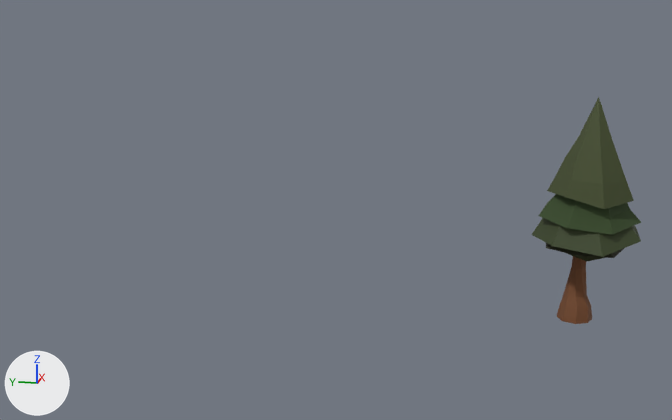
One commit to the Blender file Assets/Blender/tree.blend: the scene before it, then after it.
Camera for both pictures: a 50 mm camera at (-21.7, -8.54, 8.26) aimed at (-0.11, -4.22, 2.86). Every picture has the same lights, and +X, +Y and +Z are marked at lower left. The first picture is the older version.

Objects in the first picture: 'tree'.
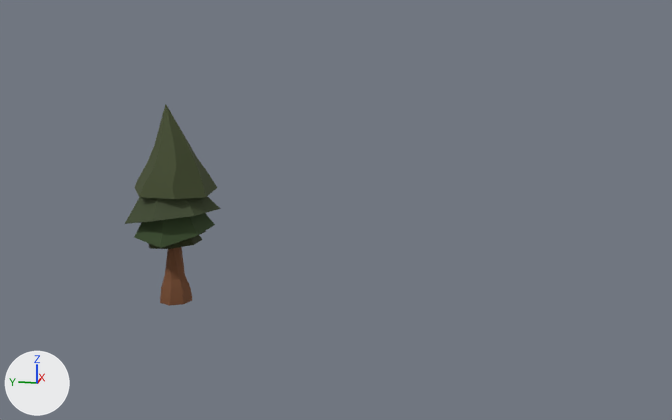
Changed parts and their boxes [x1, y1, x2, y2] in the pictures (672 x 420 px; the box of a moved part takes in the faces that stretch with it):
'tree', reshaped, moved: before [532, 97, 641, 324]; after [160, 247, 192, 306]
'Cone.004', added (dark green): after [135, 104, 217, 199]
'Cone.003', added (dark green): after [125, 197, 221, 224]
'Cone.002', added (dark green): after [134, 213, 215, 248]
'Cone', added: after [148, 235, 202, 249]
'Cone.001', added (mostly hidden): after [166, 231, 206, 247]
part 1 of me_cone_001, moved or reshaped: before [557, 256, 592, 324]; after [160, 247, 192, 306]
part 2 of me_cone_001, deleted (dark green): before [547, 97, 634, 209]
part 3 of me_cone_001, deleted (mostly hidden): before [567, 253, 606, 262]
part 4 of me_cone_001, deleted (dark green): before [532, 218, 641, 257]
part 5 of me_cone_001, deleted (mostly hidden): before [546, 243, 624, 258]
part 6 of me_cone_001, deleted (dark green): before [538, 194, 641, 235]

The change, as a diff of the scene's bpy script:
```diff
--- a/Assets/Blender/tree.blend.py
+++ b/Assets/Blender/tree.blend.py
@@ me_cone_001 @@
 # used by ob_tree; location = (1.29, -10.14, 2.52); rotation_euler = (0.0558, -0.0246, -0.00838), in degrees (3.2, -1.4, -0.5); scale = (0.574, 0.665, 0.54)
-me_cone_001.from_pydata(...)  # 186 vertices, 150 faces; spans x -2.26..2.4, y -2.05..1.8, z -4.77..5.59
-me_cone_001.materials.append(mat_material_005)  # dark green #323817
+me_cone_001.from_pydata(...)  # 63 vertices, 51 faces; spans x -4.55..0.93, y -0.66..3.63, z -1.9..8.36
+# me_cone_001 part 1: the loose piece of 56 vertices spanning x -0.77..0.91, y -0.79..0.53, z -4.77..-0.54 is moved by (0.02, 0.14, 2.87)
+# me_cone_001 part 2: the loose piece of 42 vertices spanning x -1.83..1.73, y -1.59..1.42, z 1.15..5.59 is deleted
+# me_cone_001 part 3: the loose piece of 22 vertices spanning x -1.13..1.28, y -1.11..1.19, z -1.61..1.0 is deleted
+# me_cone_001 part 4: the loose piece of 22 vertices spanning x -2.26..2.4, y -2.05..1.8, z -1.03..2.94 is deleted
+# me_cone_001 part 5: the loose piece of 22 vertices spanning x -1.89..1.47, y -1.59..1.29, z -1.16..1.81 is deleted
+# me_cone_001 part 6: the loose piece of 22 vertices spanning x -1.89..2.18, y -1.99..1.65, z 0.07..3.85 is deleted
+# other edits to the shape of me_cone_001 do not show in these pictures
 me_cone_001.materials.append(mat_material_006)
-me_cone_001.materials.append(mat_material_004)  # dark yellow #2a2c16
-me_cone_001.materials.append(mat_material_003)  # dark green #384424
-me_cone_001.materials.append(mat_material_002)  # dark green #334723
 me_cone_001.materials.append(mat_material_001)
@@ ob_tree @@
 ob_tree = bpy.data.objects.new('tree', me_cone_001)
-ob_tree.location = (1.29, -10.14, 2.52)
+ob_tree.location = (0.0, 0.0, 1.21)
 ob_tree.rotation_euler = (0.0558, -0.0246, -0.00838)  # degrees (3.2, -1.4, -0.5)
@@ ob_cone_004 @@
+ob_cone_004 = bpy.data.objects.new('Cone.004', me_cone_008)  # 56 vertices, 51 faces; spans x -1.18..1.09, y -1.1..1.09, z -1.67..1.6; in mat_material_001 (dark green #414a29)
+ob_cone_004.location = (0.1, 0.06, 4.14)
+ob_cone_004.rotation_euler = (-0.0153, 0.0622, 1.916)  # degrees (-0.9, 3.6, 110)
+ob_cone_004.scale = (0.917, 0.943, 0.722)
@@ ob_cone_003 @@
+ob_cone_003 = bpy.data.objects.new('Cone.003', me_cone_006)  # 36 vertices, 36 faces; spans x -1.31..1.4, y -1.29..1.47, z -1.68..0.65; in mat_material_003 (dark green #384424)
+ob_cone_003.parent = ob_cone_004
+ob_cone_003.location = (0.0829, 0.0799, 3.842)
+ob_cone_003.rotation_euler = (-0.0316, 0.0106, 6.868)  # degrees (-1.8, 0.6, 34)
+ob_cone_003.scale = (0.853, 0.853, 0.853)
@@ ob_cone_002 @@
+ob_cone_002 = bpy.data.objects.new('Cone.002', me_cone_005)  # 36 vertices, 36 faces; spans x -1.16..1.23, y -1.15..1.3, z -1.57..0.38; in mat_material_002 (dark green #334723)
+ob_cone_002.parent = ob_cone_004
+ob_cone_002.location = (0.0829, 0.0799, 3.257)
+ob_cone_002.rotation_euler = (0.000621, 0.0592, 7.864)  # degrees (0, 3.4, 91)
+ob_cone_002.scale = (0.853, 0.853, 0.853)
@@ ob_cone_001 @@
+ob_cone_001 = bpy.data.objects.new('Cone.001', me_cone_004)  # 36 vertices, 36 faces; spans x -1.36..1.41, y -1.26..1.37, z -1.45..1.0; in mat_material_004 (dark yellow #2a2c16)
+ob_cone_001.parent = ob_cone_004
+ob_cone_001.location = (0.0449, 0.0363, 2.623)
+ob_cone_001.rotation_euler = (0.0546, -0.107, -2.814)  # degrees (3.1, -6.1, -161)
+ob_cone_001.scale = (0.583, 0.583, 0.548)
@@ ob_cone @@
+ob_cone = bpy.data.objects.new('Cone', me_cone)  # 36 vertices, 36 faces; spans x -1.18..1.16, y -1.08..1.17, z -1.32..1.0; in mat_material_005 (dark green #323817)
+ob_cone.parent = ob_cone_004
+ob_cone.location = (0.0449, 0.0363, 2.333)
+ob_cone.scale = (0.599, 0.599, 0.521)
```
